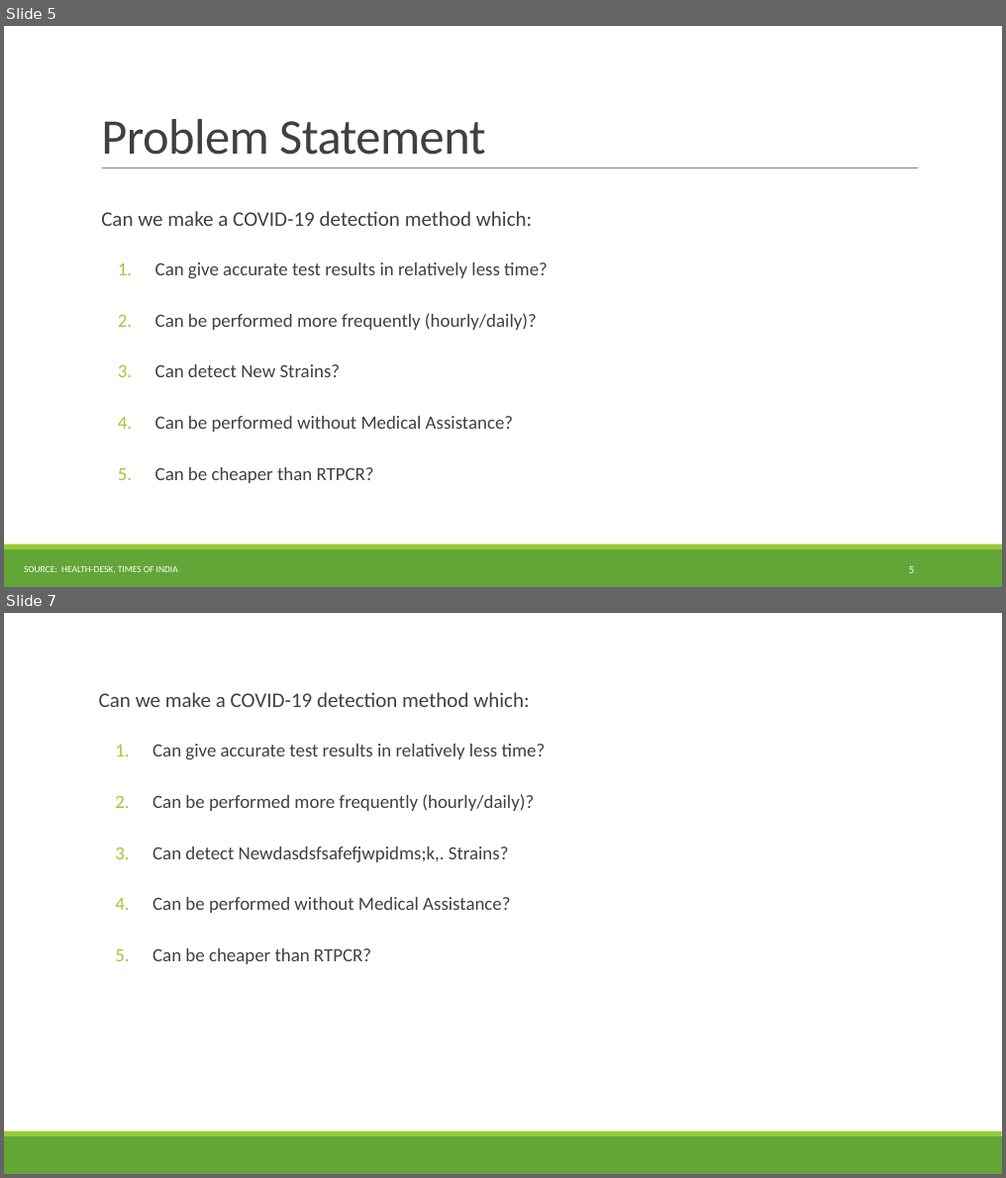
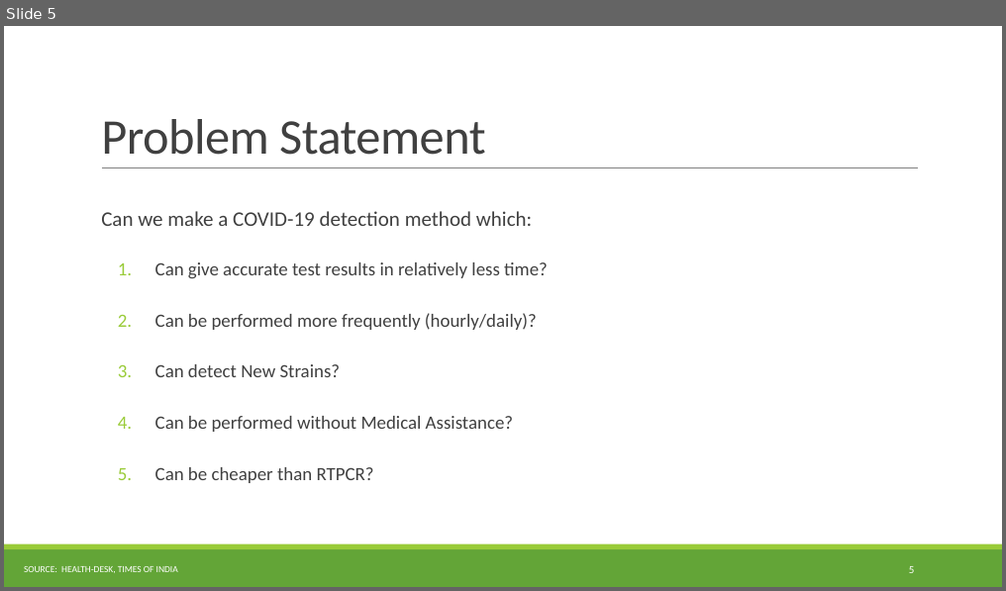
Before and after one commit to HimanshuKGP007/COV_Project, a slide deck: BTP_Files/PPT/BTP Presentation.pptx. Shown one above the other, each under a label of ours: slides 5 and 7 before the commit, slide 5 after it; the slides between them are not shown. The pictures are 1006x1178 and 1006x591 pixels, drawn with LibreOffice and Linux fonts; fonts in the diff are those of the drawing. Boxes give left, top, right and bottom in pixels: in the first picture for what was removed or moved away, otherwise in the second. Text is boxed around its words. In the diff, an @@ line names an element or a change of style, - is before the commit and + after.

```diff
--- a/BTP_Files/PPT/BTP Presentation.pptx
+++ b/BTP_Files/PPT/BTP Presentation.pptx
@@ slide 7 removed at [4,613,1002,1174], background #FFFFFF; not listed: 2 template elements that a slide beside it also shows @@
@@ text removed at [99,692,546,964] @@
-  Can we make a COVID-19 detection method which:
-  1. Can give accurate test results in relatively less time?
-  2. Can be performed more frequently (hourly/daily)?
-  3. Can detect Newdasdsfsafefjwpidms;k,. Strains?
-  4. Can be performed without Medical Assistance?
-  5. Can be cheaper than RTPCR?
```
Also in this commit, not shown: 6 slides changed, 13 slides added, 3 other slides removed, 9 other files.
